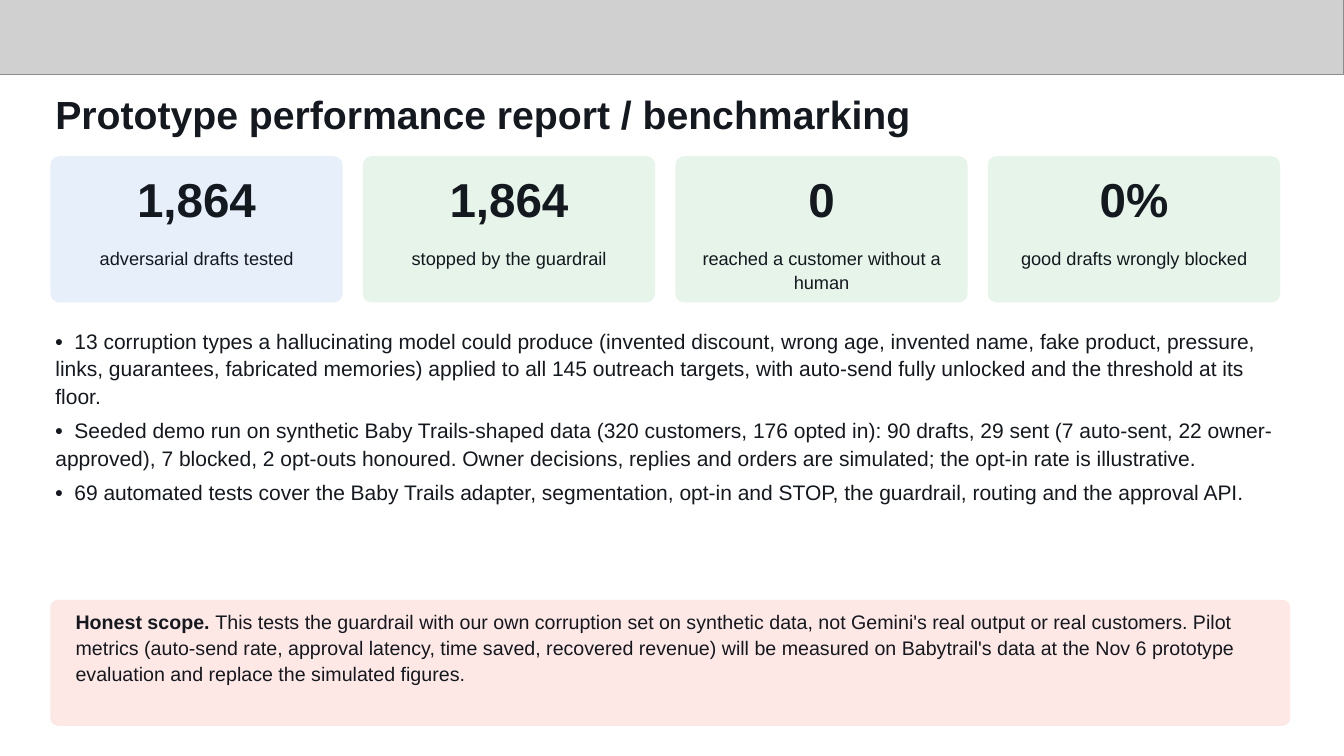
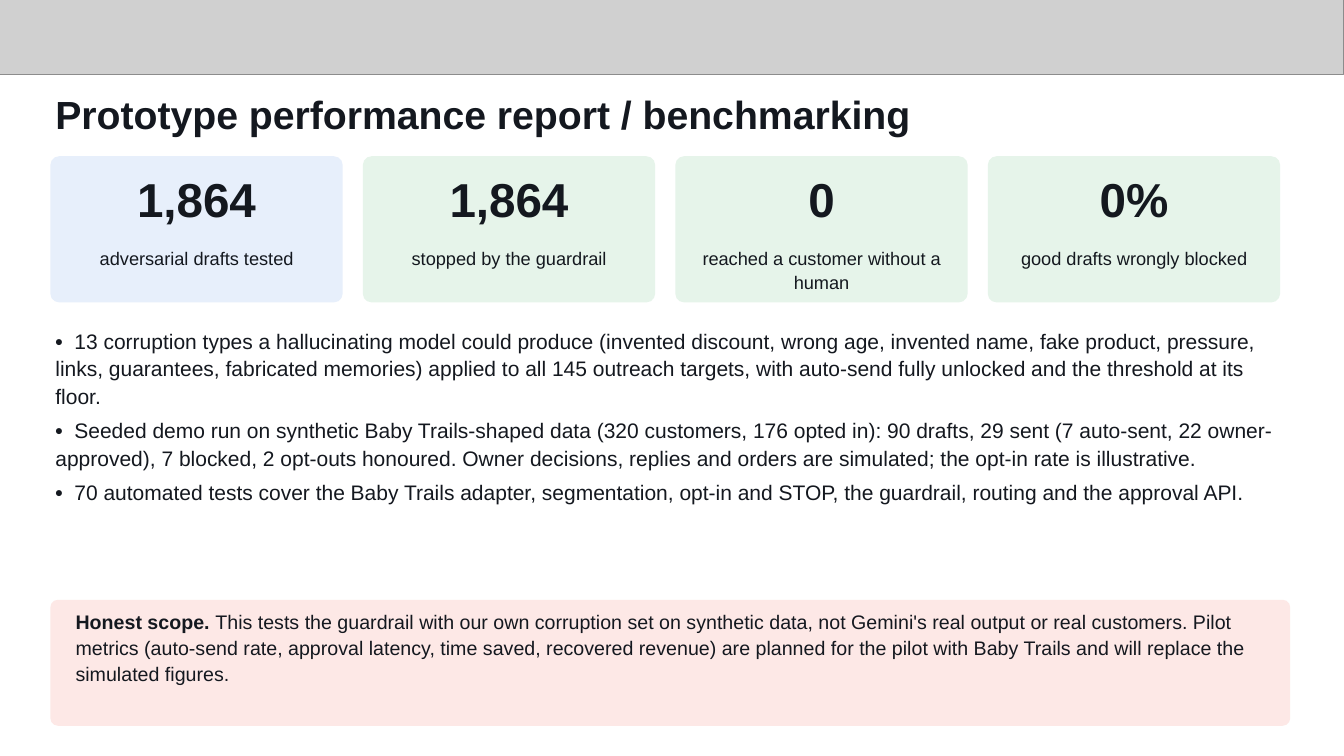
Before and after one commit to JayMandava/rekindle, a slide deck: slide 12 of docs/deck/ReKindle_AI_Builder_Cup.pptx. Drawn at 1344x756 pixels with LibreOffice and Linux fonts; fonts in the diff are those of the drawing; grey boxes stand for pictures. Boxes give left, top, right and bottom in pixels: in the first picture for what was removed or moved away, otherwise in the second. Text is boxed around its words. In the diff, an @@ line names an element or a change of style, - is before the commit and + after.

Commit message:
Reword deck: POC with pilot planned, not live customers

```diff
--- a/docs/deck/ReKindle_AI_Builder_Cup.pptx
+++ b/docs/deck/ReKindle_AI_Builder_Cup.pptx
@@ text at (74, 484, 1244, 504): text changed @@
-• 69 automated tests cover the Baby Trails adapter, segmentation, opt-in and STOP, the guardrail, routing and the approval API.
+• 70 automated tests cover the Baby Trails adapter, segmentation, opt-in and STOP, the guardrail, routing and the approval API.
@@ text at (76, 614, 1244, 685): text changed @@
-Honest scope. This tests the guardrail with our own corruption set on synthetic data, not Gemini's real output or real customers. Pilot metrics (auto-send rate, approval latency, time saved, recovered revenue) will be measured on Babytrail's data at the Nov 6 prototype evaluation and replace the simulated figures.
+Honest scope. This tests the guardrail with our own corruption set on synthetic data, not Gemini's real output or real customers. Pilot metrics (auto-send rate, approval latency, time saved, recovered revenue) are planned for the pilot with Baby Trails and will replace the simulated figures.
```
Also in this commit, not shown: 1 other slide changed, 2 other files.
